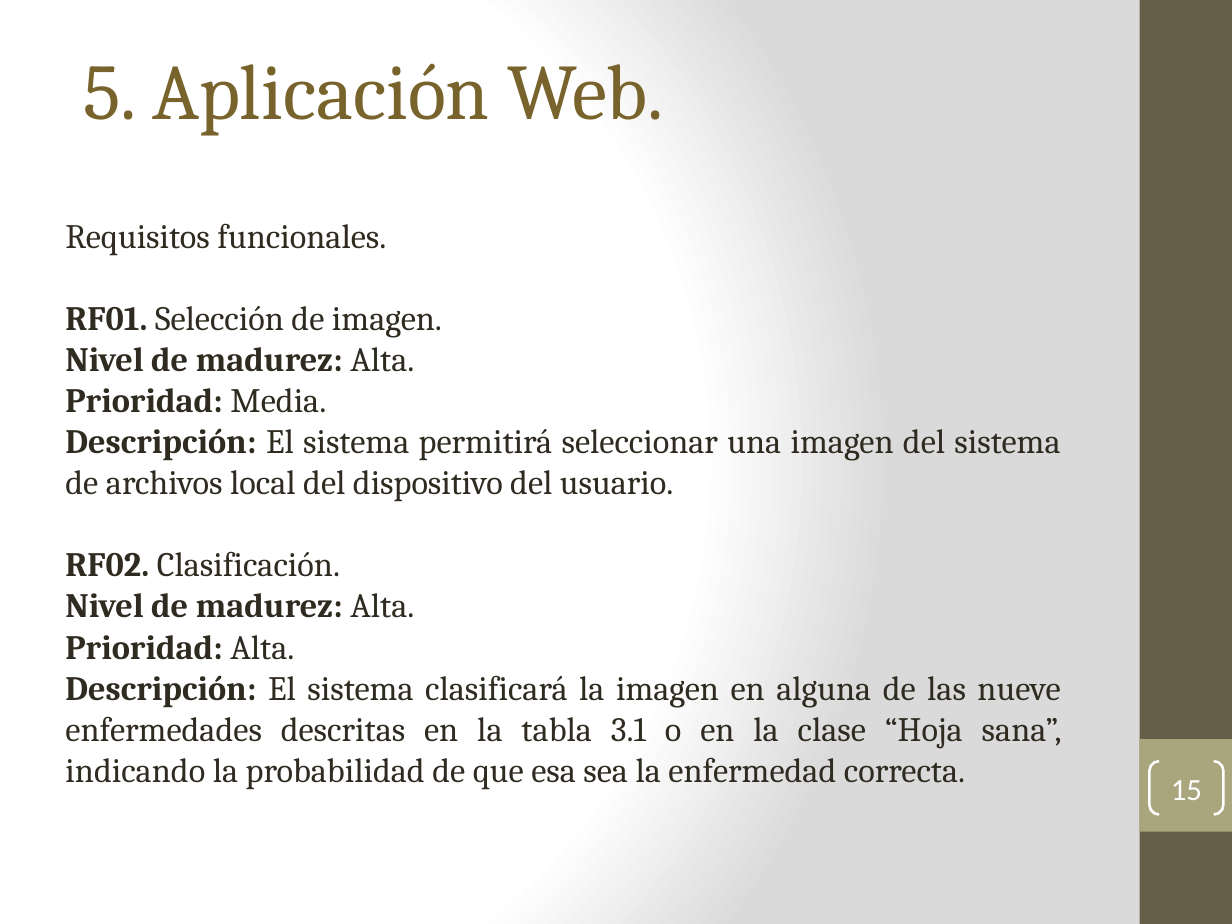
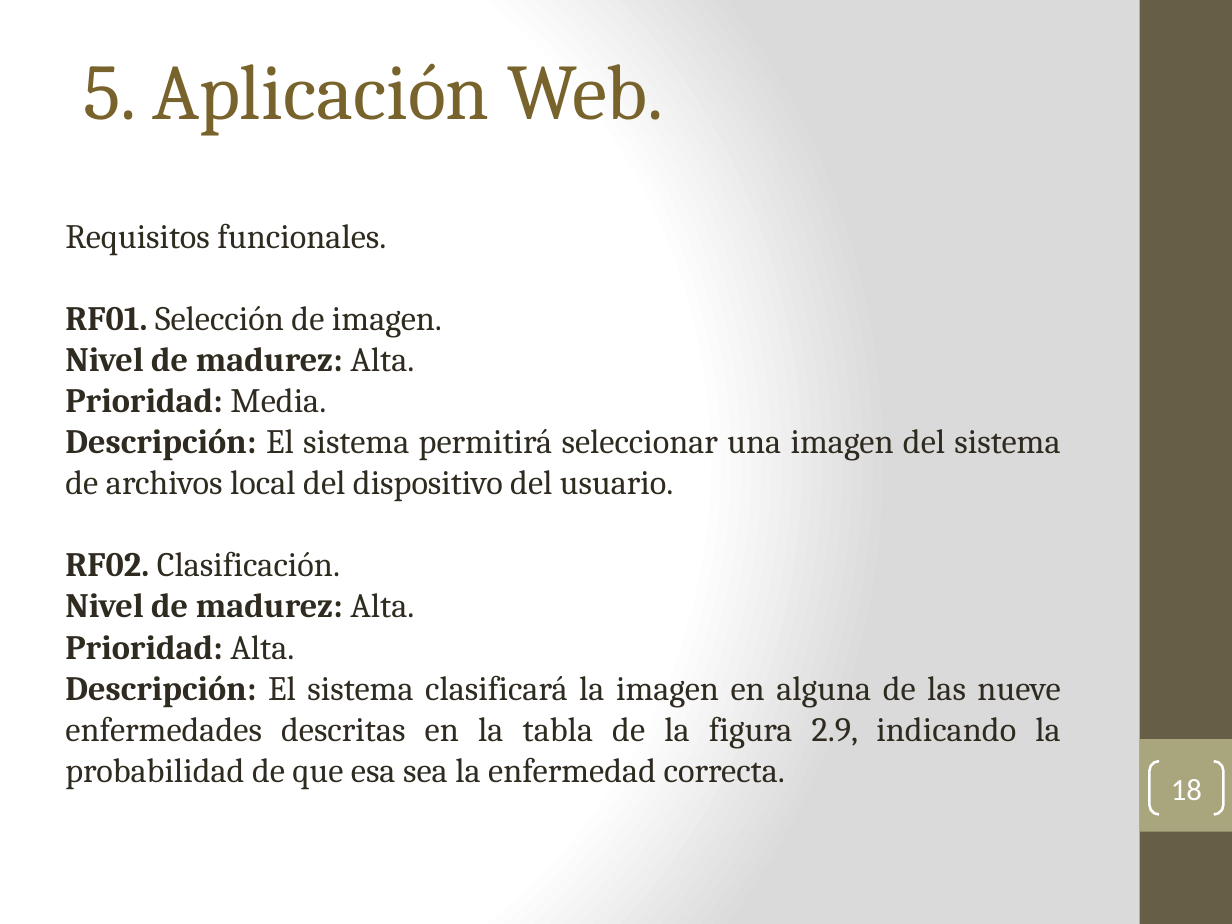
Before and after one commit to earredondo/PlantDiseaseDetection, a slide deck: slide 18 of technicalReport/tt2/presentacionTT2-v1.0.pptx (slide 15 before the commit). Drawn at 1232x924 pixels with LibreOffice and Linux fonts; fonts in the diff are those of the drawing. Boxes give left, top, right and bottom in pixels: in the first picture for what was removed or moved away, otherwise in the second. Text is boxed around its words. In the diff, an @@ line names an element or a change of style, - is before the commit and + after.

```diff
--- a/technicalReport/tt2/presentacionTT2-v1.0.pptx
+++ b/technicalReport/tt2/presentacionTT2-v1.0.pptx
@@ text at (65,675,1060,790): text changed @@
-Descripción: El sistema clasificará la imagen en alguna de las nueve enfermedades descritas en la tabla 3.1 o en la clase “Hoja sana”, indicando la probabilidad de que esa sea la enfermedad correcta.
+Descripción: El sistema clasificará la imagen en alguna de las nueve enfermedades descritas en la tabla de la figura 2.9, indicando la probabilidad de que esa sea la enfermedad correcta.
@@ page number at (1171,779,1202,800): text changed @@
-15
+18
```
Also in this commit, not shown: 15 other slides changed, 5 slides added, 1 slide removed, 1 other file.
